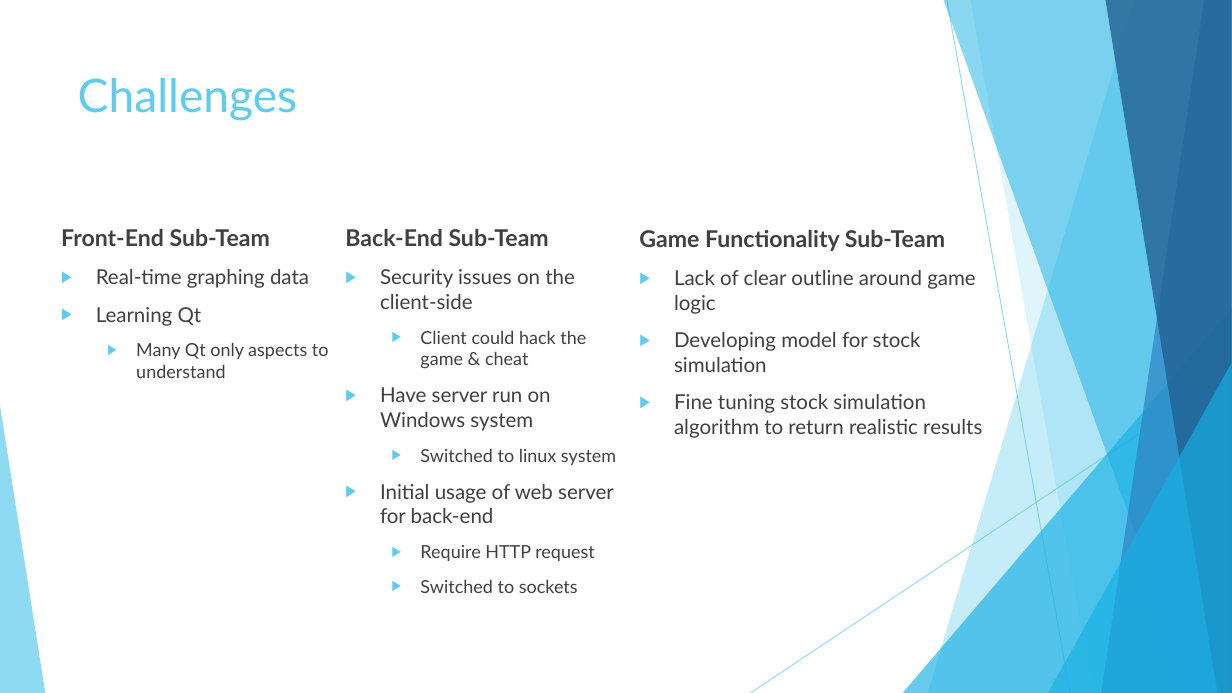
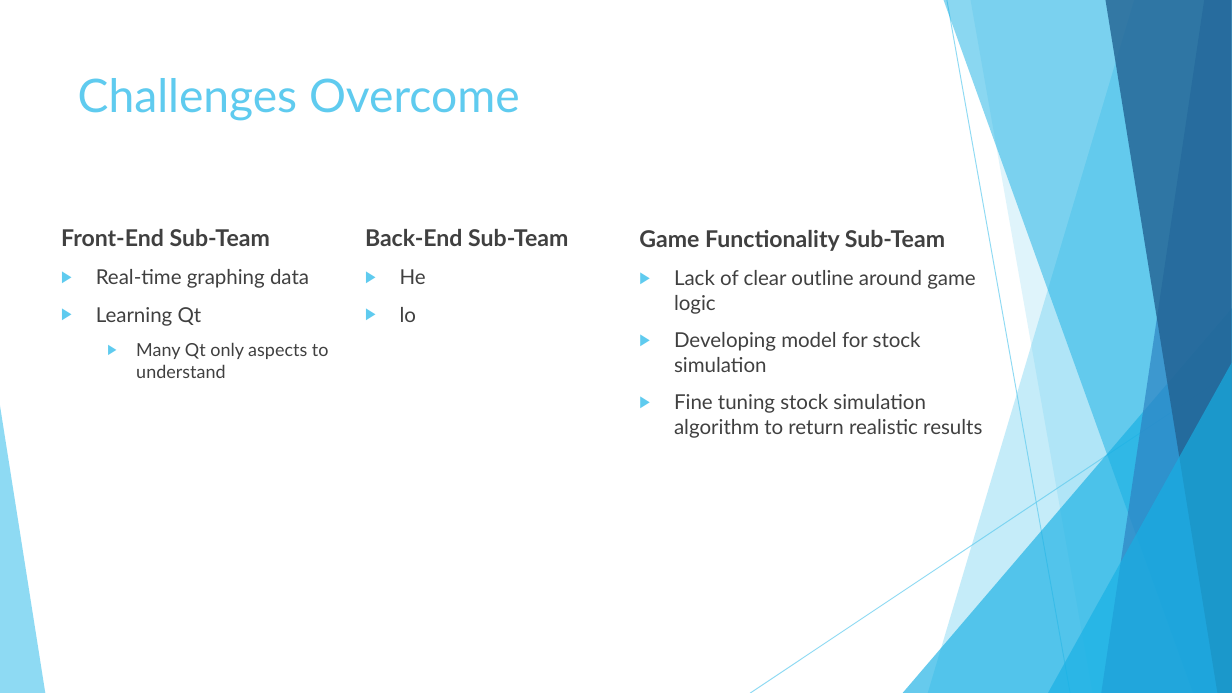
Before and after one commit to fazeelabbasi/CRASH, a slide deck: slide 7 of docs/CMPE 320 Final Group Presentation.pptx. Drawn at 1232x693 pixels with LibreOffice and Linux fonts; fonts in the diff are those of the drawing. Boxes give left, top, right and bottom in pixels: in the first picture for what was removed or moved away, otherwise in the second. Text is boxed around its words. In the diff, an @@ line names an element or a change of style, - is before the commit and + after.

```diff
--- a/docs/CMPE 320 Final Group Presentation.pptx
+++ b/docs/CMPE 320 Final Group Presentation.pptx
@@ title at (78,78,520,121): text changed @@
-Challenges
+Challenges Overcome
@@ text "Back-End Sub-Team": place and size @@
-text "Back-End Sub-Team" at (345,229,616,593)
+text "Back-End Sub-Team" at (365,229,568,322)
@@ text at (400,269,426,322): text changed @@
-▶ Security issues on the client-side
-  ▶ Client could hack the game & cheat
-▶ Have server run on Windows system
-  ▶ Switched to linux system
-▶ Initial usage of web server for back-end
-  ▶ Require HTTP request
-  ▶ Switched to sockets
+▶ He
+▶ lo
```
Also in this commit, not shown: 5 other slides changed, 3 slides added, 2 slides removed, 5 other files.
